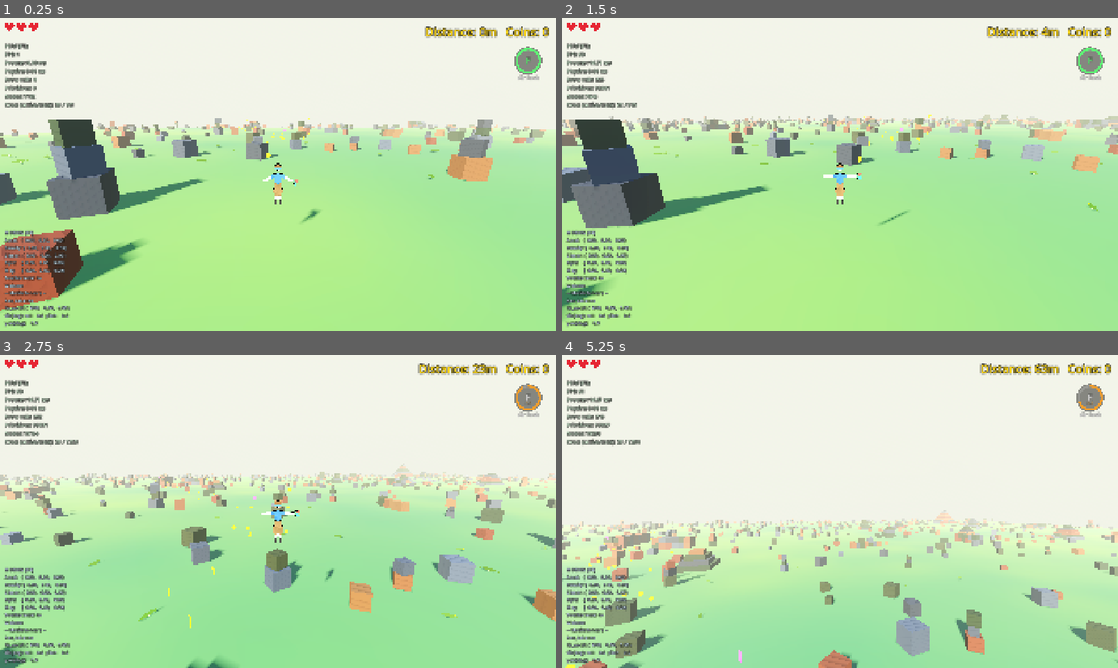
Above: before the commit, frames 1-4 (two rows, left to right).
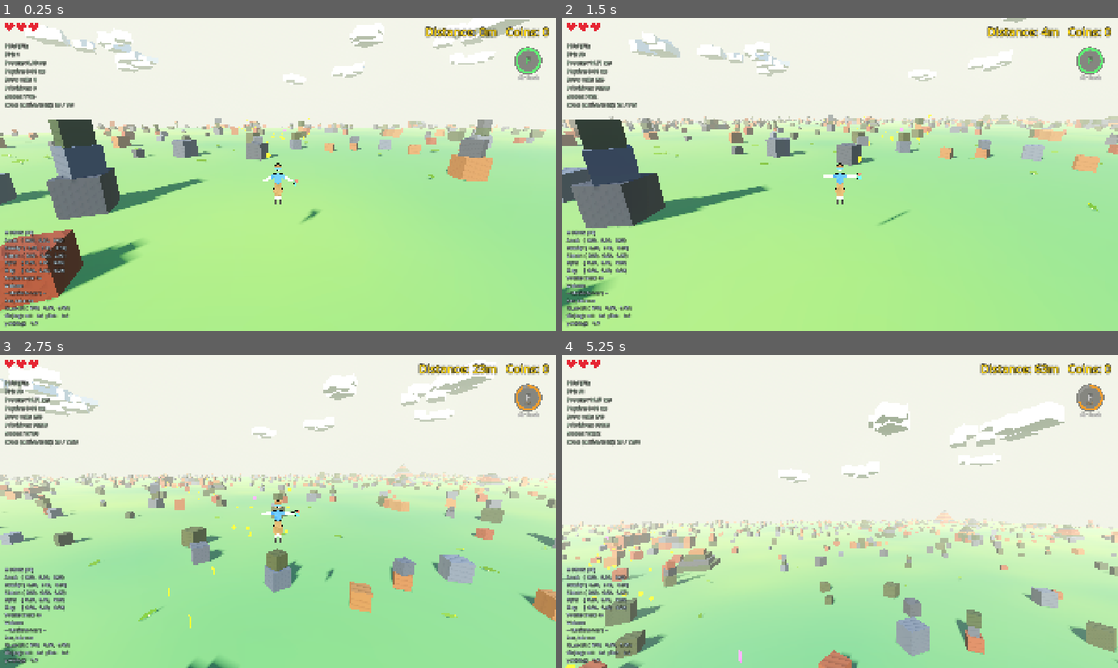
Above: after the commit, the same moments.

Repository: korjavin/godot-test1
Game: Godot game, scene res://scenes/main.tscn
Two runs of this game, one before a commit and one after it. Both use one fixed random seed, a clock stepped at 60 frames per second and the inputs below.
Inputs (mouse positions are in pixels of both pictures, inside the frame that each line leads up to):
- Up to frame 1 (0.25 s): no input
- Up to frame 2 (1.5 s): tap Enter (ui_accept) at 0.5 s; move the mouse to (867, 174) at 0.52 s; hold Ctrl (duck) 0.53-1.28 s; hold W (move_forward) from 0.53 s (still down); tap Space (jump) at 0.77, 1.07 s; move the mouse to (812, 174) at 1.27 s; tap Shift (run) at 1.35 s
- Up to frame 3 (2.75 s): keep holding W (move_forward); tap Space (jump) at 1.52, 1.82 s; move the mouse to (289, 505) at 2.02 s; tap F (special_ability) at 2.1 s
- Up to frame 4 (5.25 s): move the mouse to (834, 517) at 2.77 s; tap R (switch_character) at 2.85 s; tap Space (jump) at 3.02, 3.32, 3.77, 4.07, 4.52, 4.82 s; move the mouse to (878, 514) at 3.52 s; tap C (toggle_camera) at 3.6 s; move the mouse to (795, 508) at 4.27 s; tap P at 4.35, 5 s; move the mouse to (867, 511) at 5.02 s; release W (move_forward) at 5.03 s; hold S (move_backward) from 5.03 s (still down); hold Ctrl (duck) from 5.03 s (still down); click (867, 511) at 5.17 s

The runs differ from the first frame. In frame 1, 1.1% of the frame differs, in the area x 4-96%, y 0-26%; in frame 2, 0.8%; in frame 3, 1.1%, in the area x 0-89%, y 6-27%; in frame 4, 0.9%.

Commit message:
feat: wire Weather node into main.tscn (Task 7)

Diff:
--- a/scenes/main.tscn
+++ b/scenes/main.tscn
@@ -14,6 +14,7 @@
 [ext_resource type="PackedScene" uid="uid://b8touchctrls01" path="res://scenes/ui/touch_controls.tscn" id="12_touch"]
 [ext_resource type="Script" path="res://scripts/mobile_settings_panel.gd" id="13_tune"]
 [ext_resource type="Script" path="res://scripts/sound_manager.gd" id="14_sound"]
+[ext_resource type="Script" path="res://scripts/weather_manager.gd" id="15_weather"]
 
 [sub_resource type="ProceduralSkyMaterial" id="ProceduralSkyMaterial_1"]
 sky_top_color = Color(0.25, 0.45, 0.75, 1)
@@ -55,6 +56,9 @@
 
 [node name="SoundManager" type="Node" parent="."]
 script = ExtResource("14_sound")
+
+[node name="Weather" type="Node" parent="." groups=["weather"]]
+script = ExtResource("15_weather")
 
 [node name="DirectionalLight3D" type="DirectionalLight3D" parent="."]
 transform = Transform3D(-0.573576, 0.469846, -0.67101, 0, 0.819152, 0.573576, 0.819152, 0.32899, -0.469846, 0, 10, 0)
Not shown: 1 places in scenes/main.tscn that only renumber resources
Not shown, changed: docs/plans/20260815-weather-clouds-rain-birds.md
